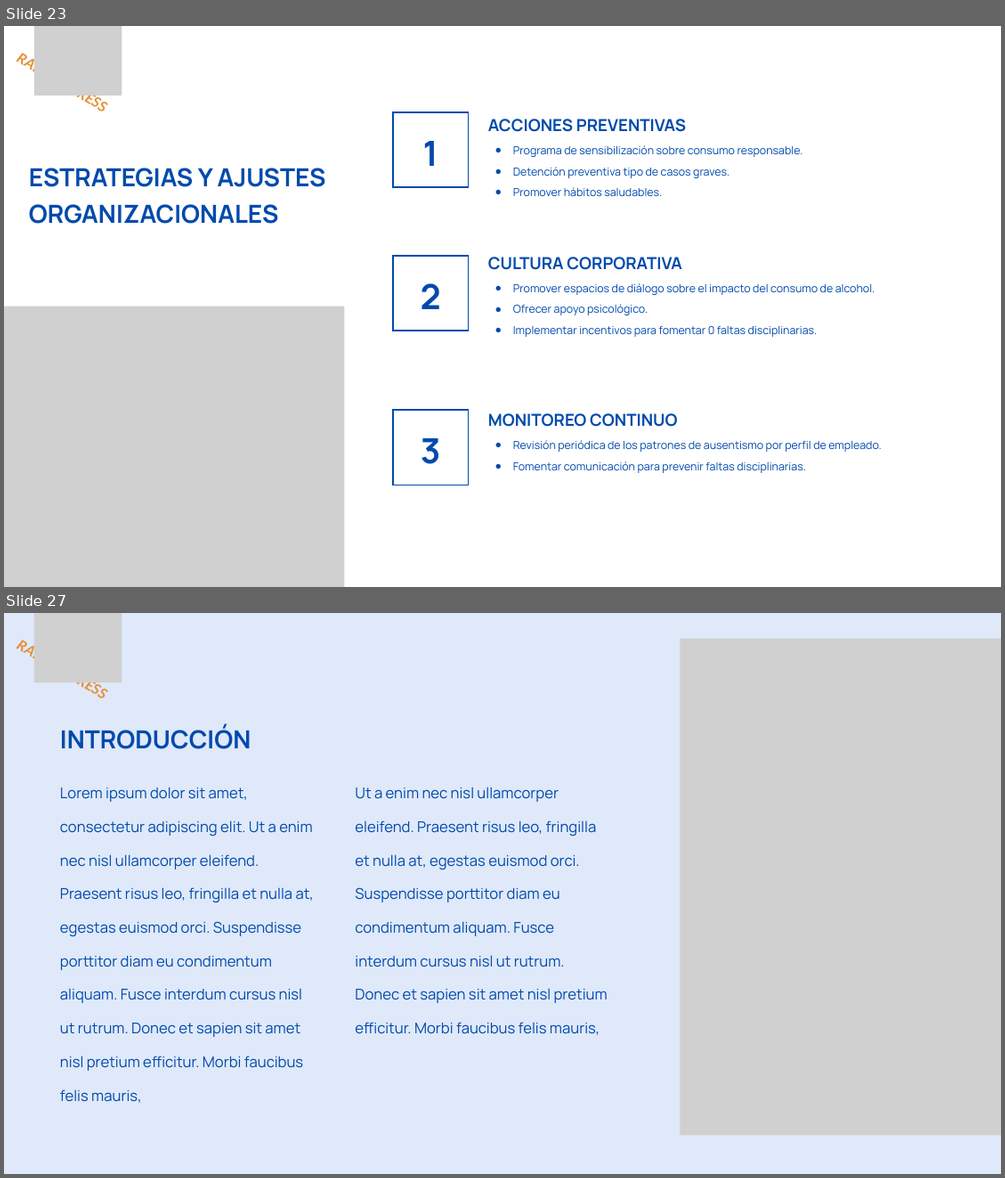
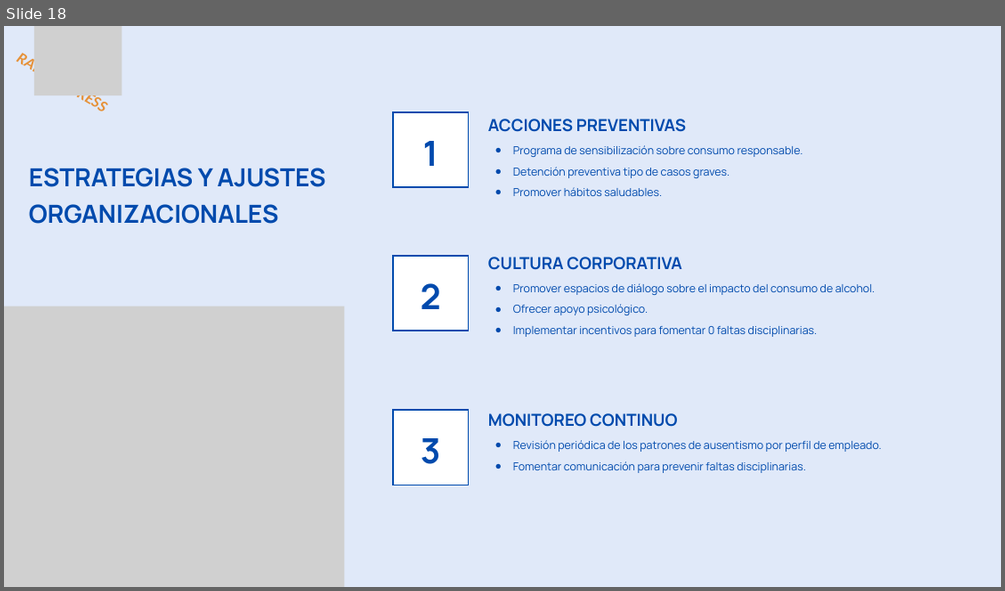
Before and after one commit to ITACADEMYprojectes/ProjecteData, a slide deck: Equip_28/Results/Analisis_PAP_and_ABL_RapidExpres_2026_04_05.pptx. Shown one above the other, each under a label of ours: slides 23 and 27 before the commit, slide 18 after it; the slides between them are not shown. The pictures are 1005x1178 and 1005x591 pixels, drawn with LibreOffice and Linux fonts; fonts in the diff are those of the drawing; grey boxes stand for pictures. Boxes give left, top, right and bottom in pixels: in the first picture for what was removed or moved away, otherwise in the second. Text is boxed around its words. In the diff, an @@ line names an element or a change of style, - is before the commit and + after.

```diff
--- a/Equip_28/Results/Analisis_PAP_and_ABL_RapidExpres_2026_04_05.pptx
+++ b/Equip_28/Results/Analisis_PAP_and_ABL_RapidExpres_2026_04_05.pptx
@@ slide 27 removed at box(4, 613, 1001, 1174), background #E0E9F9 @@
@@ text removed at box(4, 627, 120, 715) @@
-RAPID EXPRESS
@@ picture removed at box(34, 613, 121, 682) @@
@@ picture removed at box(680, 639, 1001, 1135) @@
@@ text removed at box(60, 725, 251, 749) @@
-INTRODUCCIÓN
@@ text removed at box(60, 787, 314, 1103) @@
-Lorem ipsum dolor sit amet, consectetur adipiscing elit. Ut a enim nec nisl ullamcorper eleifend. Praesent risus leo, fringilla et nulla at, egestas euismod orci. Suspendisse porttitor diam eu condimentum aliquam. Fusce interdum cursus nisl ut rutrum. Donec et sapien sit amet nisl pretium efficitur. Morbi faucibus felis mauris,
@@ text removed at box(355, 787, 607, 1035) @@
-Ut a enim nec nisl ullamcorper eleifend. Praesent risus leo, fringilla et nulla at, egestas euismod orci. Suspendisse porttitor diam eu condimentum aliquam. Fusce interdum cursus nisl ut rutrum. Donec et sapien sit amet nisl pretium efficitur. Morbi faucibus felis mauris,
@@ what was slide 23 is now slide 18 @@
@@ slide 18 changed as well @@
@@ background #FFFFFF to #E0E9F9 @@
```
Also in this commit, not shown: 17 other slides changed, 17 other slides removed, 2 other files.
